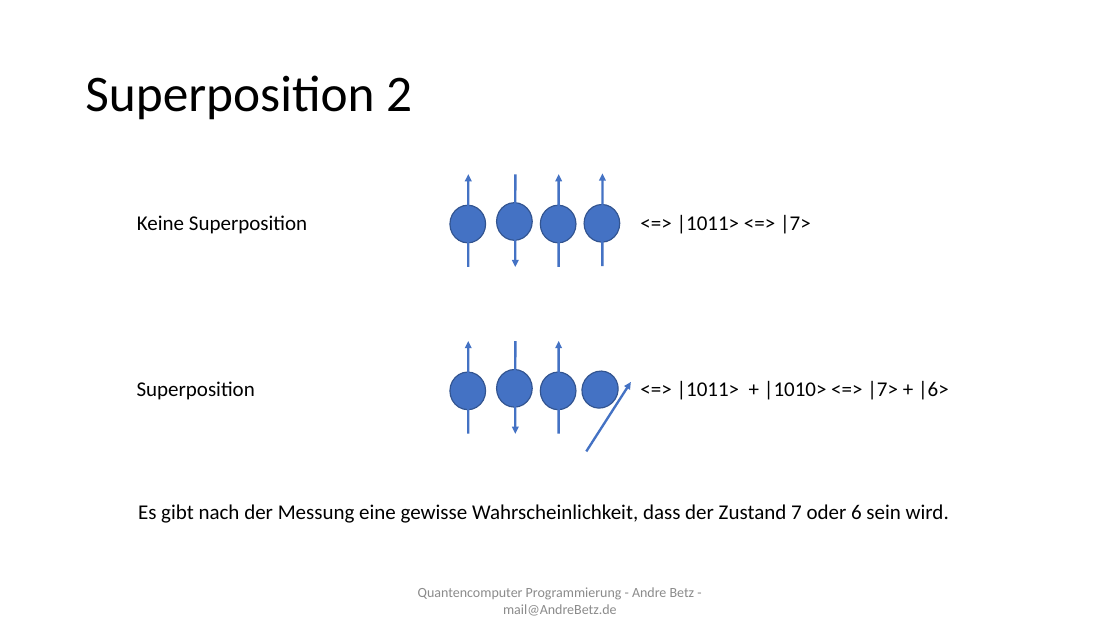
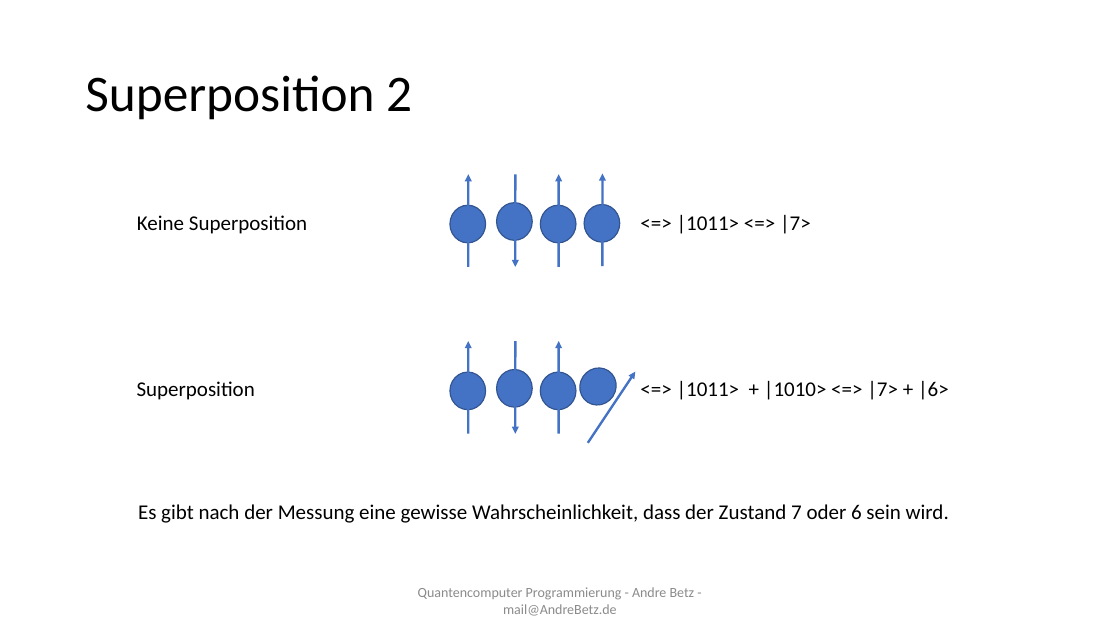
Before and after one commit to sky4walk/documents, a slide deck: slide 5 of QuantencomputerProgramming.odp. Drawn at 1120x630 pixels with LibreOffice and Linux fonts; fonts in the diff are those of the drawing. Boxes give left, top, right and bottom in pixels: in the first picture for what was removed or moved away, otherwise in the second. Text is boxed around its words. In the diff, an @@ line names an element or a change of style, - is before the commit and + after.

```diff
--- a/QuantencomputerProgramming.odp
+++ b/QuantencomputerProgramming.odp
@@ ellipse at [573,361,624,413]: rotation 32 to 33 degrees @@
@@ arrow moved from (580, 446) - (625, 375) to (581, 438) - (630, 365) @@
```
Also in this commit, not shown: 2 other slides changed, 1 slide added.
